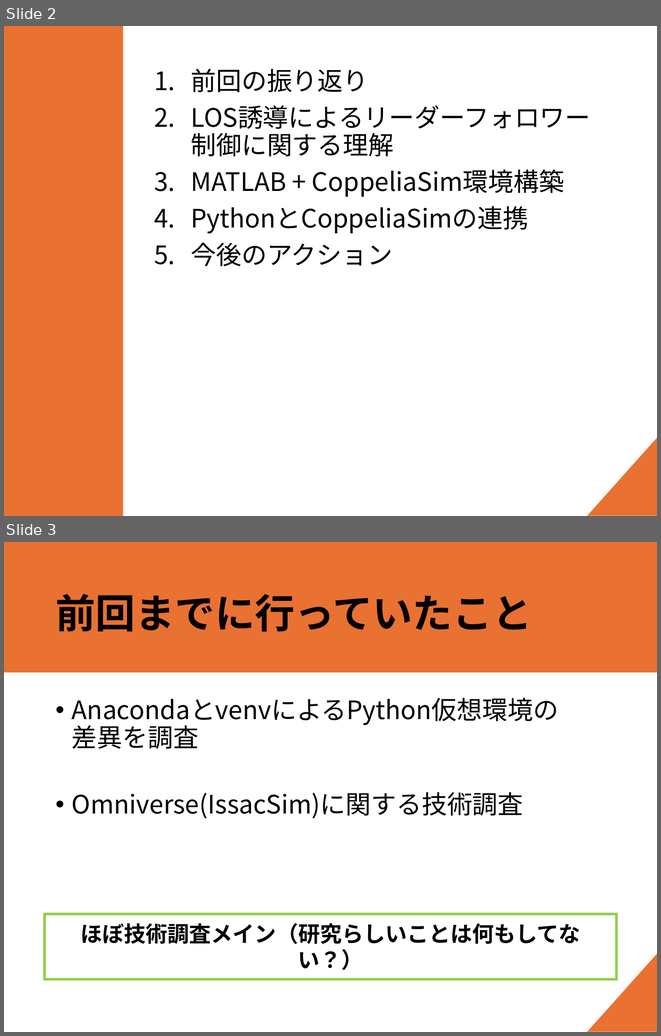
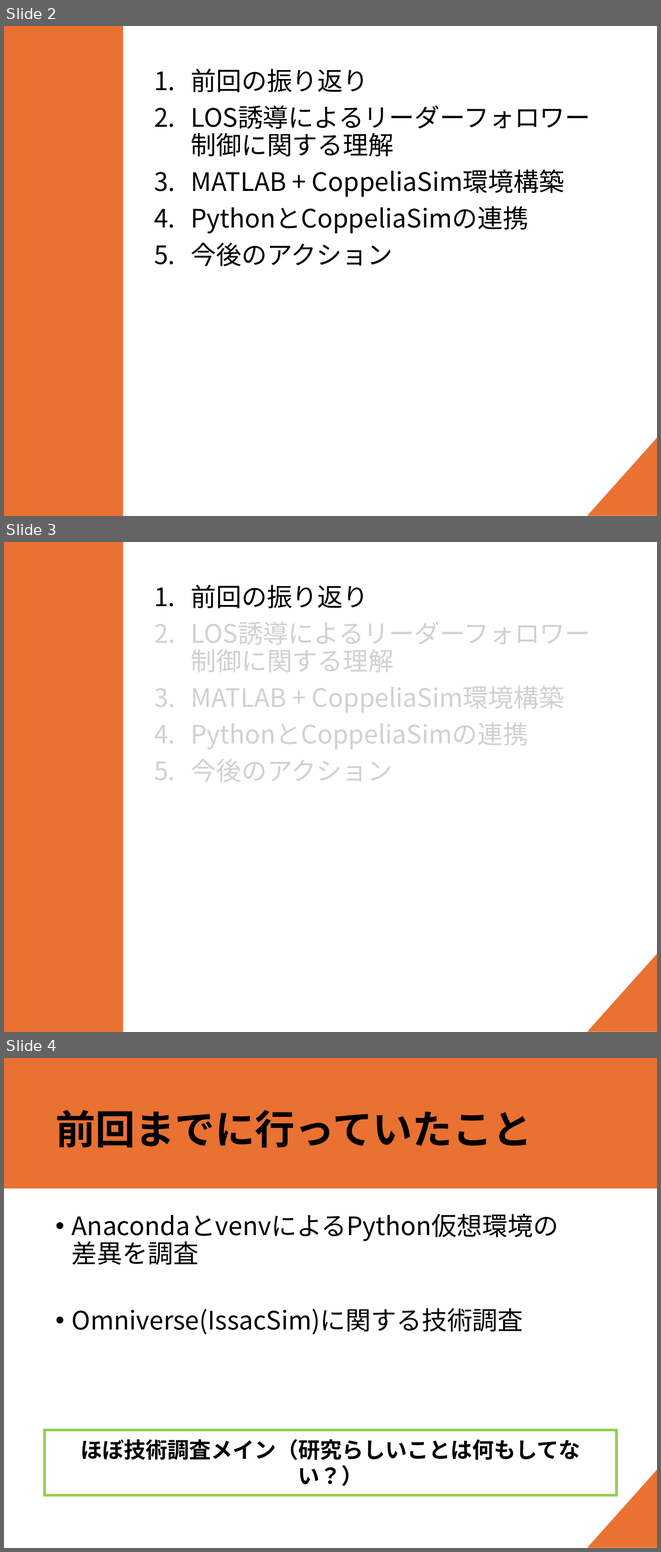
Before and after one commit to forest-book/MatlabLOSFormation, a slide deck: 進捗共有_20250612.pptx. Shown one above the other, each under a label of ours: slides 2 and 3 before the commit, slides 2, 3 and 4 after it. The pictures are 661x1036 and 661x1552 pixels, drawn with LibreOffice and Linux fonts; fonts in the diff are those of the drawing. Boxes give left, top, right and bottom in pixels: in the first picture for what was removed or moved away, otherwise in the second. Text is boxed around its words. In the diff, an @@ line names an element or a change of style, - is before the commit and + after.

```diff
--- a/進捗共有_20250612.pptx
+++ b/進捗共有_20250612.pptx
@@ slide 3 added at <box>4,542,657,1032</box>, background #FFFFFF; not listed: 2 template elements that a slide beside it also shows @@
@@ text added at <box>191,584,564,782</box>, 28 pt, text #D1D1D1 @@
+1. 前回の振り返り
+2. LOS誘導によるリーダーフォロワー制御に関する理解
+3. MATLAB + CoppeliaSim環境構築
+4. PythonとCoppeliaSimの連携
+5. 今後のアクション
@@ what was slide 3 is now slide 4 @@
```
Also in this commit, not shown: 1 slide changed, 11 other slides added, 2 slides removed.
